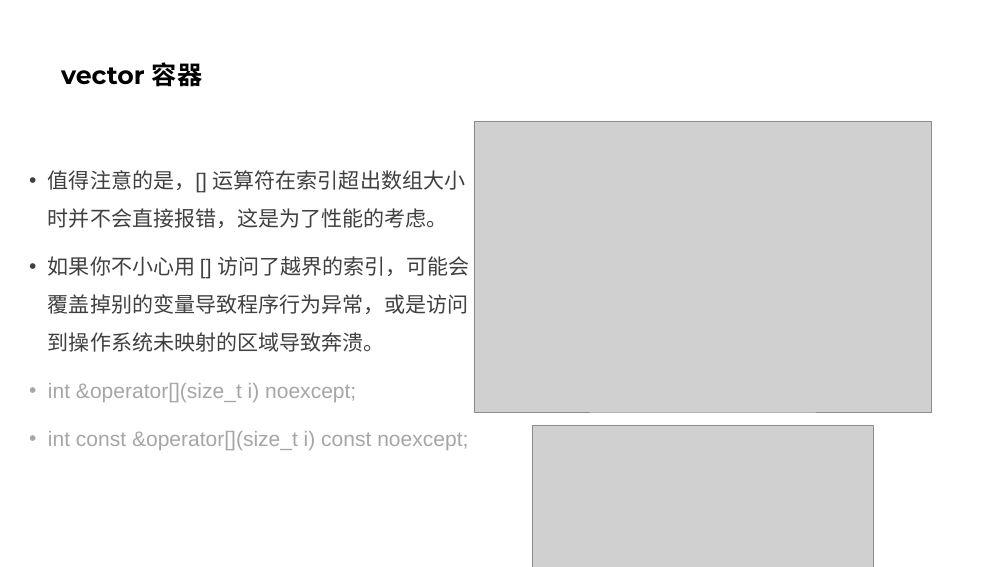
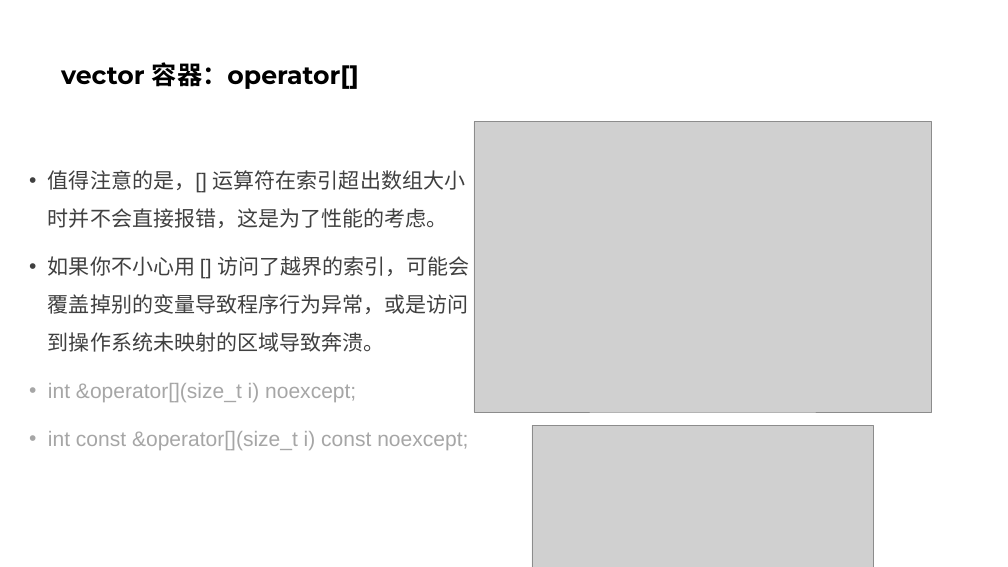
Before and after one commit to parallel101/course, a slide deck: slide 13 of 13/slides.pptx. Drawn at 1008x567 pixels with LibreOffice and Linux fonts; fonts in the diff are those of the drawing; grey boxes stand for pictures. Boxes give left, top, right and bottom in pixels: in the first picture for what was removed or moved away, otherwise in the second. Text is boxed around its words. In the diff, an @@ line names an element or a change of style, - is before the commit and + after.

```diff
--- a/13/slides.pptx
+++ b/13/slides.pptx
@@ title at <box>61,62,359,89</box>: text changed @@
-vector 容器
+vector 容器：operator[]
```
Also in this commit, not shown: 15 other slides changed, 22 slides added, 21 other files.
